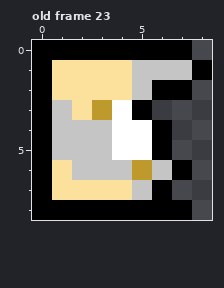
Two states of a pixel-art file, sprites/icons.aseprite. Above, as it was before the edit.
9x9 pixels, 23 frames. Colours within 5 levels of each other are drawn and written as one. Shown: old frame 23. The commit also changed other frames, which this record leaves out.
After the commit:
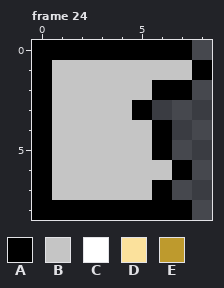
Palette (. is transparent): A #000000  B #c5c5c5  C #ffffff  D #fbe19c  E #be9a2d
A new or re-ordered frame is compared with the old frame closest to it.
What changed:
frames 23 -> 26
--- frame 24 is new; against old frame 23, layer "Layer 1"
@@ x 0..8 @@
 0 AAAAAAAA.
-1 ADDDDBBBA
-2 ADDDDBAA.
-3 ABDECA...
-4 ABBBCCA..
-5 ABBBCCA..
-6 ADBBBEBA.
-7 ADDDDBA..
+1 ABBBBBBBA
+2 ABBBBBAA.
+3 ABBBBA...
+4 ABBBBBA..
+5 ABBBBBA..
+6 ABBBBBBA.
+7 ABBBBBA..
 8 AAAAAAAA.
Where, in picture pixels (left, top, right, bottom), the same in both pictures:
changed: (52, 60, 152, 200)
